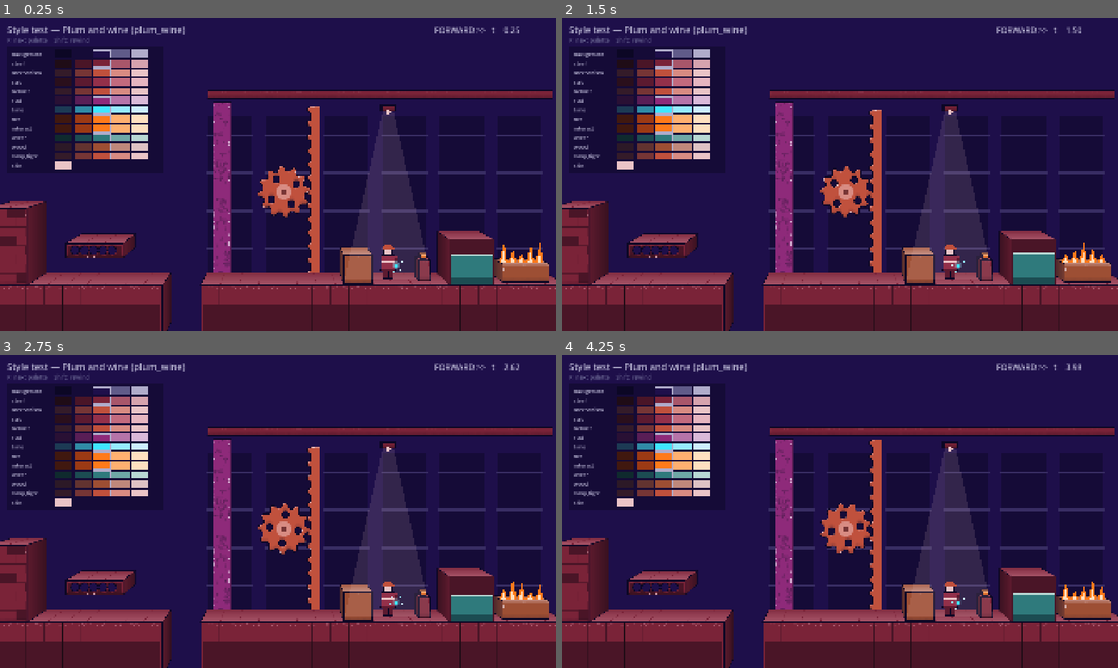
Above: before the commit, frames 1-4 (two rows, left to right).
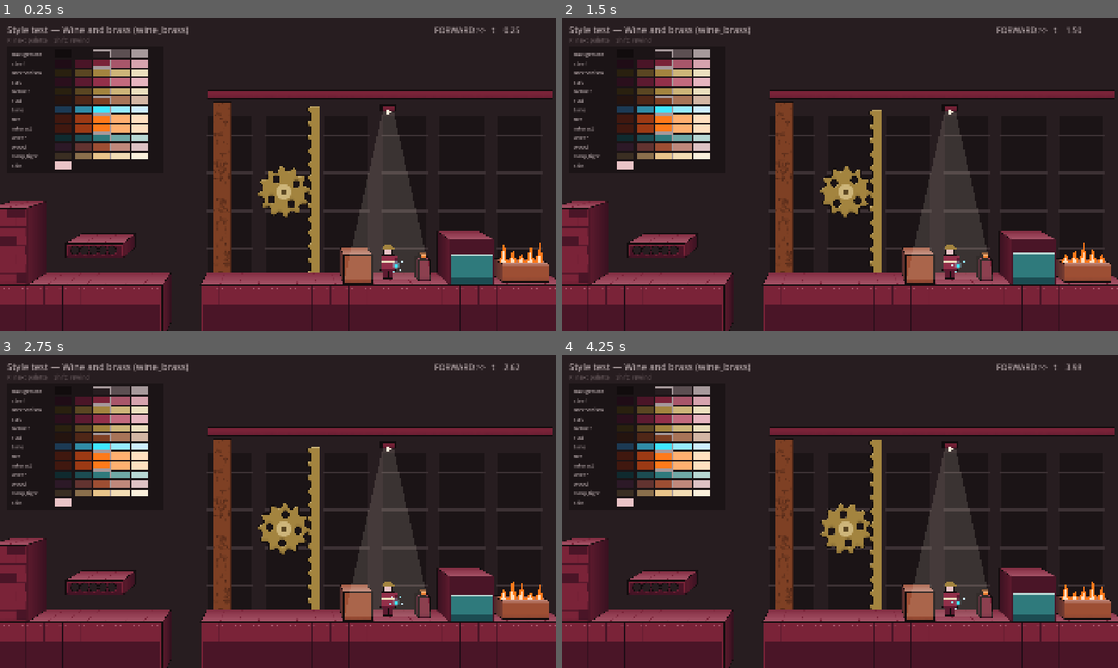
Above: after the commit, the same moments.

Repository: ArtemPridyba/shift-time
Game: Godot game, scene res://levels/style_test.tscn
Two runs of this game, one before a commit and one after it. Both use one fixed random seed, a clock stepped at 60 frames per second and the inputs below. This scene is started directly instead of the project's main scene.
Inputs (mouse positions are in pixels of both pictures, inside the frame that each line leads up to):
- Up to frame 1 (0.25 s): no input
- Up to frame 2 (1.5 s): tap Enter at 0.5 s; move the mouse to (962, 158) at 0.52 s; hold D (move_right) 0.53-1.25 s; tap E (interact) at 0.6 s; click (962, 158) at 0.67 s; tap Space (jump) at 0.77 s; drag from (728, 190) to (812, 237) at 1.27 s
- Up to frame 3 (2.75 s): move the mouse to (333, 442) at 2.02 s; hold D (move_right) from 2.03 s (still down); tap Shift (rewind) at 2.1 s
- Up to frame 4 (4.25 s): release D (move_right) at 2.75 s; drag from (812, 574) to (673, 464) at 2.77 s; move the mouse to (1006, 558) at 3.52 s; hold A (move_left) from 3.53 s (still down); tap Q at 3.6 s; tap Space (jump) at 3.77 s

The runs differ from the first frame. In frame 1, 72% of the frame differs, in the area x 0-100%, y 0-100%; in frame 2, 72%; in frame 3, 72%; in frame 4, 72%.

Commit message:
Warm background and brass mechanisms, wear without edge chips; record D1 step 3
Co-Authored-By: Claude Opus 5.5 <noreply@anthropic.com>
Claude-Session: https://claude.ai/code/session_016uMLMvYiZwLYoJcaSC44V4

Diff:
--- a/game/core/art_palette.gd
+++ b/game/core/art_palette.gd
@@ -7,7 +7,7 @@
 
 const BASE := 2
 
-## The key of the palette in `art.json` (`plum_wine`, ...).
+## The key of the palette in `art.json` (`wine_brass`, ...).
 var id: String
 var title: String
 var skin: Color
--- a/game/data/art.json
+++ b/game/data/art.json
@@ -1,5 +1,5 @@
 {
-	"active_palette": "plum_wine",
+	"active_palette": "wine_brass",
 	"perspective": {
 		"tile_px": 64,
 		"eye_x": 960,
@@ -12,51 +12,51 @@
 		"rim_px": 3,
 		"shadow_px": 3,
 		"chip_reach_px": 5,
-		"chip_density": 0.35,
+		"chip_density": 0.0,
 		"chip_scale_px": 9,
 		"dust_px": 4,
-		"dust_strength": 0.4,
+		"dust_strength": 0.0,
 		"dirt_px": 14,
-		"dirt_strength": 0.5,
+		"dirt_strength": 0.3,
 		"rust_scale_px": 14
 	},
 	"palettes": {
-		"plum_wine": {
-			"title": "Plum and wine",
+		"wine_brass": {
+			"title": "Wine and brass",
 			"status": "main",
 			"skin": "#eac4c7",
 			"ramps": {
-				"background": ["#0c0725", "#150b37", "#1e0f4a", "#605b89", "#b0accb"],
+				"background": ["#110c0d", "#1b1416", "#271d20", "#5c4f52", "#a6999b"],
 				"steel": ["#1f0c16", "#4a1527", "#7a2338", "#a8566a", "#d6a3ae"],
-				"mechanism": ["#341b29", "#763535", "#c0503c", "#d88b82", "#eac4c7"],
+				"mechanism": ["#29200f", "#5a4622", "#a3843f", "#cdb579", "#ebe0bf"],
 				"suit": ["#2a0f1c", "#5c1a30", "#93304a", "#c26a7e", "#e6b5c0"],
-				"helmet": ["#341b29", "#763535", "#c0503c", "#d88b82", "#eac4c7"],
-				"rust": ["#291034", "#591e56", "#8e2a7a", "#b674a9", "#dab9d9"],
+				"helmet": ["#29200f", "#5a4622", "#a3843f", "#cdb579", "#ebe0bf"],
+				"rust": ["#24140f", "#4f2717", "#7e4024", "#a87458", "#d3b6a4"],
 				"time": ["#1c3a54", "#308ba6", "#3fe6ff", "#96ebff", "#ceeeff"],
 				"fire": ["#40180f", "#9c3a14", "#ff7a1a", "#ffb070", "#ffe0c0"],
 				"interact": ["#40180f", "#9c3a14", "#ff7a1a", "#ffb070", "#ffe0c0"],
 				"water": ["#0f2a2e", "#1c4c52", "#2f7a7c", "#6fa8a6", "#b8d8d4"],
 				"wood": ["#2c1927", "#623330", "#9d4e33", "#bf887b", "#dec2c4"],
-				"lamp_light": ["#341b29", "#763535", "#c0503c", "#d88b82", "#eac4c7"]
+				"lamp_light": ["#3a2e22", "#8a6f4c", "#e8c48a", "#f2dcb4", "#fbf0dc"]
 			}
 		},
-		"plum_graphite": {
-			"title": "Plum and graphite",
+		"graphite_bronze": {
+			"title": "Graphite and bronze",
 			"status": "reserve",
 			"skin": "#eac4c7",
 			"ramps": {
-				"background": ["#0c0725", "#150b37", "#1e0f4a", "#605b89", "#b0accb"],
+				"background": ["#0d0d0e", "#161618", "#202023", "#525258", "#a0a0a6"],
 				"steel": ["#1b1719", "#363033", "#5a5054", "#8a7f82", "#c4bbbc"],
-				"mechanism": ["#341b29", "#763535", "#c0503c", "#d88b82", "#eac4c7"],
+				"mechanism": ["#2a1b13", "#5a3826", "#9a6440", "#c69a78", "#e8d0bd"],
 				"suit": ["#2a0f1c", "#5c1a30", "#93304a", "#c26a7e", "#e6b5c0"],
-				"helmet": ["#341b29", "#763535", "#c0503c", "#d88b82", "#eac4c7"],
-				"rust": ["#291034", "#591e56", "#8e2a7a", "#b674a9", "#dab9d9"],
+				"helmet": ["#2a1b13", "#5a3826", "#9a6440", "#c69a78", "#e8d0bd"],
+				"rust": ["#24140f", "#4f2717", "#7e4024", "#a87458", "#d3b6a4"],
 				"time": ["#1c3a54", "#308ba6", "#3fe6ff", "#96ebff", "#ceeeff"],
 				"fire": ["#431727", "#9c242b", "#ff2418", "#ff8478", "#ffc3c4"],
 				"interact": ["#431727", "#9c242b", "#ff2418", "#ff8478", "#ffc3c4"],
 				"water": ["#0f2a2e", "#1c4c52", "#2f7a7c", "#6fa8a6", "#b8d8d4"],
 				"wood": ["#2c1927", "#623330", "#9d4e33", "#bf887b", "#dec2c4"],
-				"lamp_light": ["#341b29", "#763535", "#c0503c", "#d88b82", "#eac4c7"]
+				"lamp_light": ["#3a2e22", "#8a6f4c", "#e8c48a", "#f2dcb4", "#fbf0dc"]
 			}
 		},
 		"green_purple": {
Not shown, changed: docs/art/palette.md
Not shown, changed: docs/history.md
Not shown, changed: docs/progress.md
Not shown, changed: docs/roadmap.md
